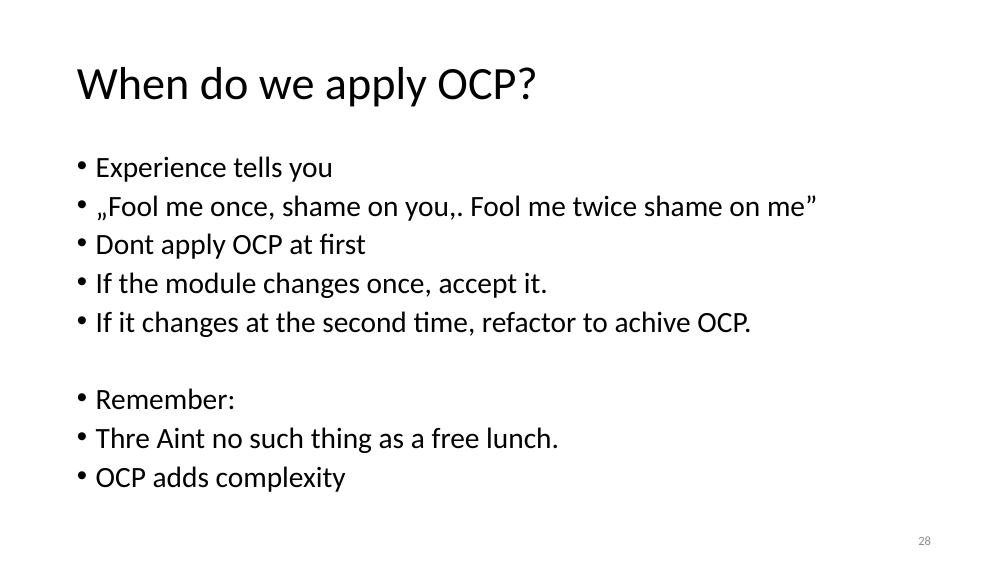
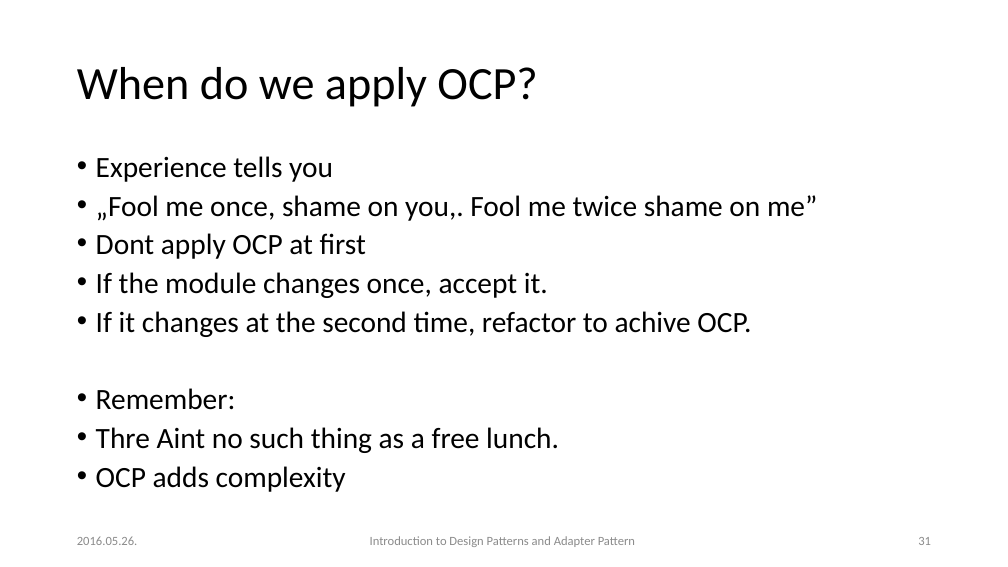
Before and after one commit to esziger/design_patterns, a slide deck: slide 31 of DP01_Into_And_Adapter_Pattern.pptx (slide 28 before the commit). Drawn at 1008x567 pixels with LibreOffice and Linux fonts; fonts in the diff are those of the drawing. Boxes give left, top, right and bottom in pixels: in the first picture for what was removed or moved away, otherwise in the second. Text is boxed around its words. In the diff, an @@ line names an element or a change of style, - is before the commit and + after.

```diff
--- a/DP01_Into_And_Adapter_Pattern.pptx
+++ b/DP01_Into_And_Adapter_Pattern.pptx
@@ text added at [77, 536, 138, 545], 12 pt, text #8C8C8C @@
+2016.05.26.
@@ text added at [370, 536, 635, 547], 12 pt, text #8C8C8C @@
+Introduction to Design Patterns and Adapter Pattern
@@ page number at [918, 537, 931, 545]: text changed @@
-28
+31
```
Also in this commit, not shown: 25 other slides changed, 5 slides added, 2 slides removed.
